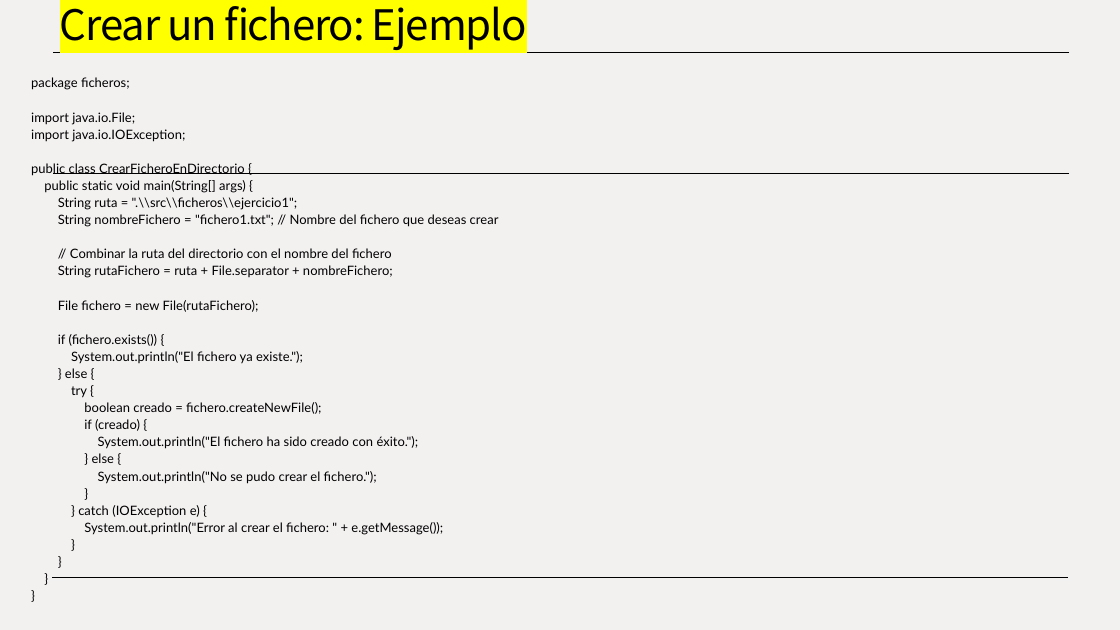
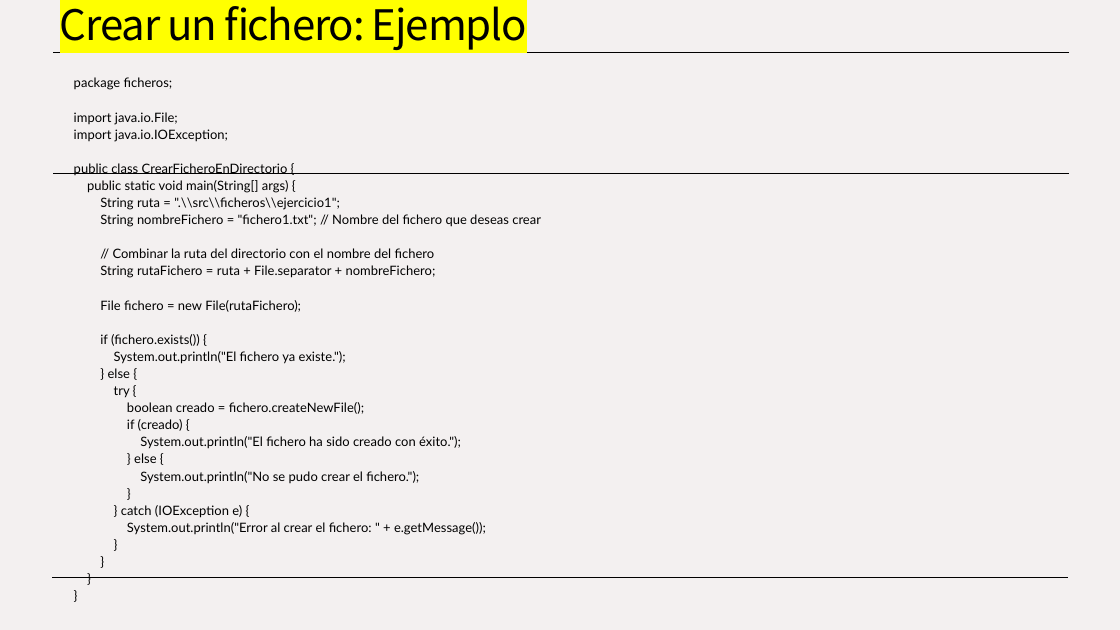
Before and after one commit to AlbertoRuizprofesor/programacion_sistemas_informaticos, a slide deck: slide 5 of MF0964_3 Desarrollo de elementos software para gestión de/JAVA/GESTIÓN DE LA INFORMACIÓN ALMACENADA EN FICHEROS/TEMA 1.pptx. Drawn at 1120x630 pixels with LibreOffice and Linux fonts; fonts in the diff are those of the drawing. Boxes give left, top, right and bottom in pixels: in the first picture for what was removed or moved away, otherwise in the second. Text is boxed around its words. In the diff, an @@ line names an element or a change of style, - is before the commit and + after.

```diff
--- a/MF0964_3 Desarrollo de elementos software para gestión de/JAVA/GESTIÓN DE LA INFORMACIÓN ALMACENADA EN FICHEROS/TEMA 1.pptx
+++ b/MF0964_3 Desarrollo de elementos software para gestión de/JAVA/GESTIÓN DE LA INFORMACIÓN ALMACENADA EN FICHEROS/TEMA 1.pptx
@@ text "package ficheros;": place and size @@
-text "package ficheros;" at (31, 77, 499, 535)
+text "package ficheros;" at (74, 77, 541, 535)
```
Also in this commit, not shown: 1 other slide changed.
